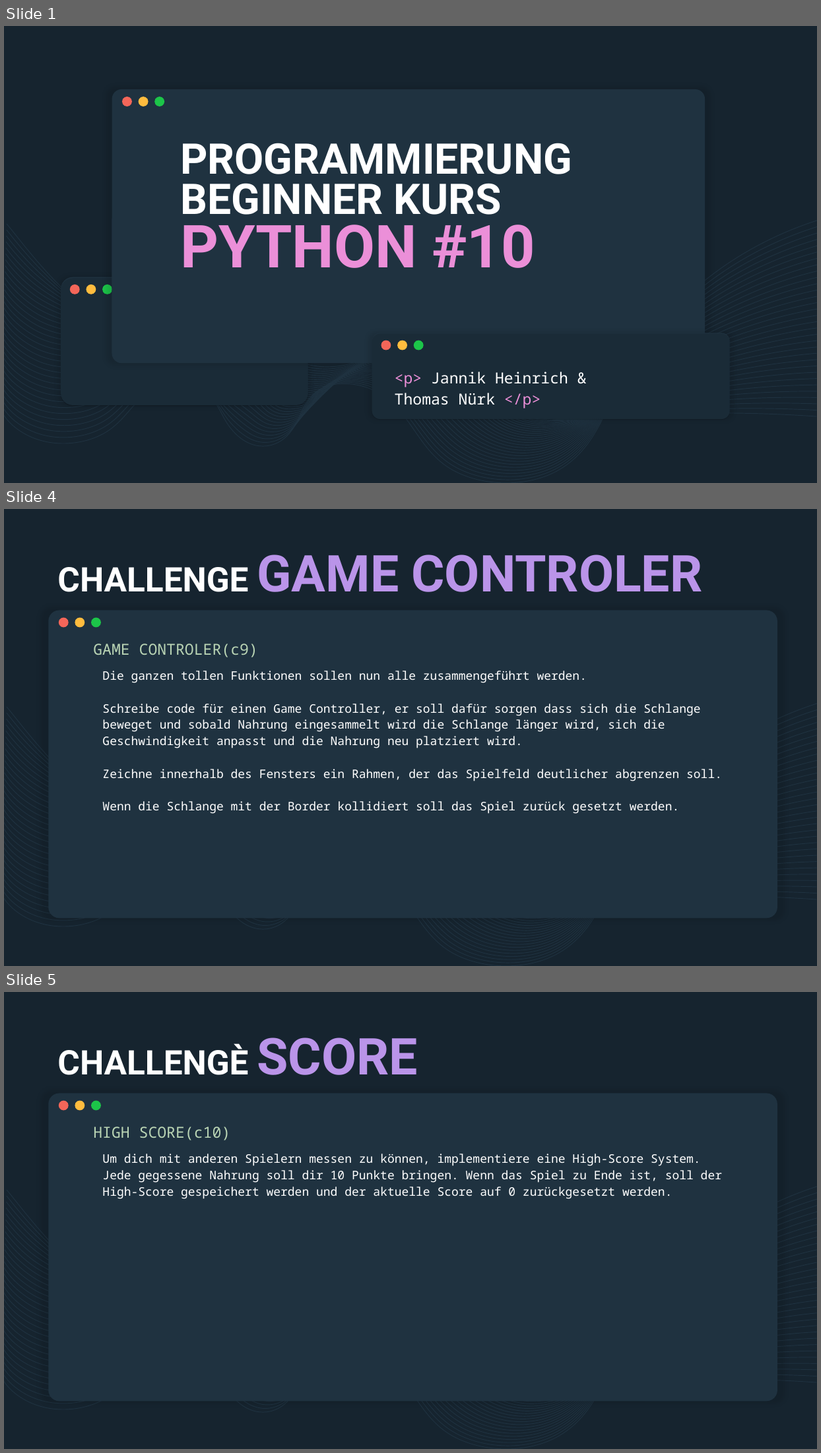
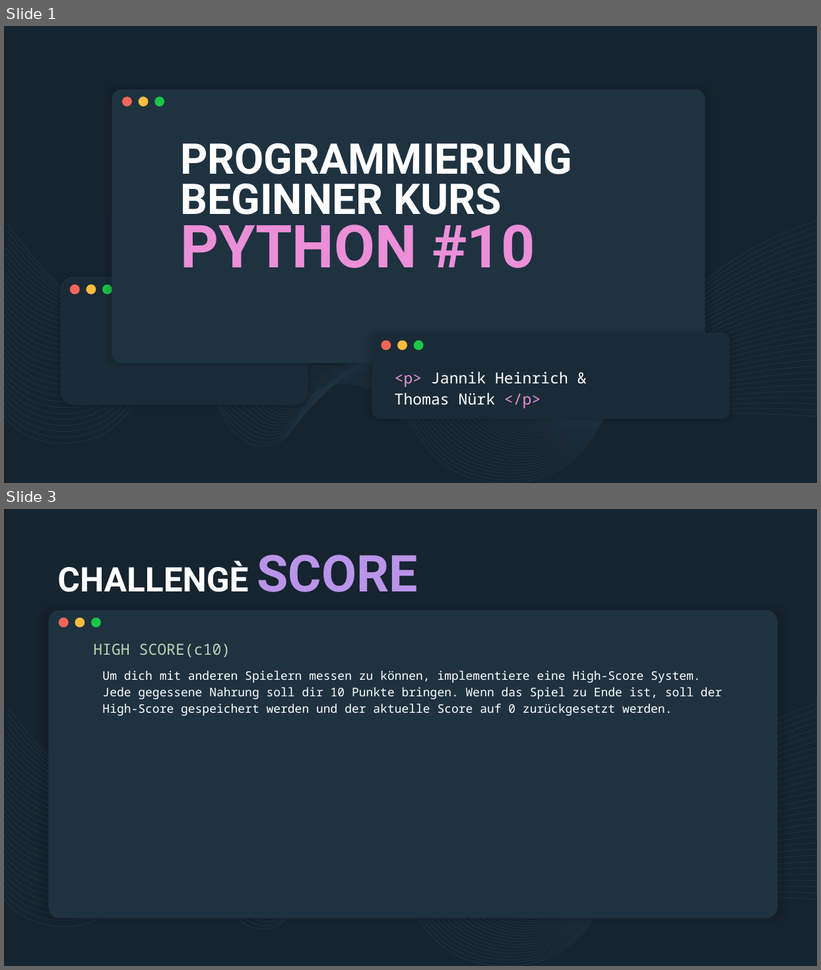
Before and after one commit to derech1e/python-beginner-course, a slide deck: 010/lesson_10.pptx. Shown one above the other, each under a label of ours: slides 1, 4 and 5 before the commit, slides 1 and 3 after it; the slides between them are not shown. The pictures are 821x1453 and 821x970 pixels, drawn with LibreOffice and Linux fonts; fonts in the diff are those of the drawing. Boxes give left, top, right and bottom in pixels: in the first picture for what was removed or moved away, otherwise in the second. Text is boxed around its words. In the diff, an @@ line names an element or a change of style, - is before the commit and + after.

```diff
--- a/010/lesson_10.pptx
+++ b/010/lesson_10.pptx
@@ slide 4 removed at (4, 509, 817, 966), background #16242F; not listed: 36 template elements that a slide beside it also shows @@
@@ title removed at (57, 555, 703, 592) @@
-CHALLENGE GAME CONTROLER
@@ subtitle removed at (93, 644, 258, 657) @@
-GAME CONTROLER(c9)
@@ text removed at (102, 671, 722, 814) @@
-Die ganzen tollen Funktionen sollen nun alle zusammengeführt werden.
-Schreibe code für einen Game Controller, er soll dafür sorgen dass sich die Schlange beweget und sobald Nahrung eingesammelt wird die Schlange länger wird, sich die Geschwindigkeit anpasst und die Nahrung neu platziert wird.
-Zeichne innerhalb des Fensters ein Rahmen, der das Spielfeld deutlicher abgrenzen soll.
-Wenn die Schlange mit der Border kollidiert soll das Spiel zurück gesetzt werden.
@@ what was slide 5 is now slide 3 @@
```
Also in this commit, not shown: 1 slide changed, 1 other slide removed, 13 other files.
